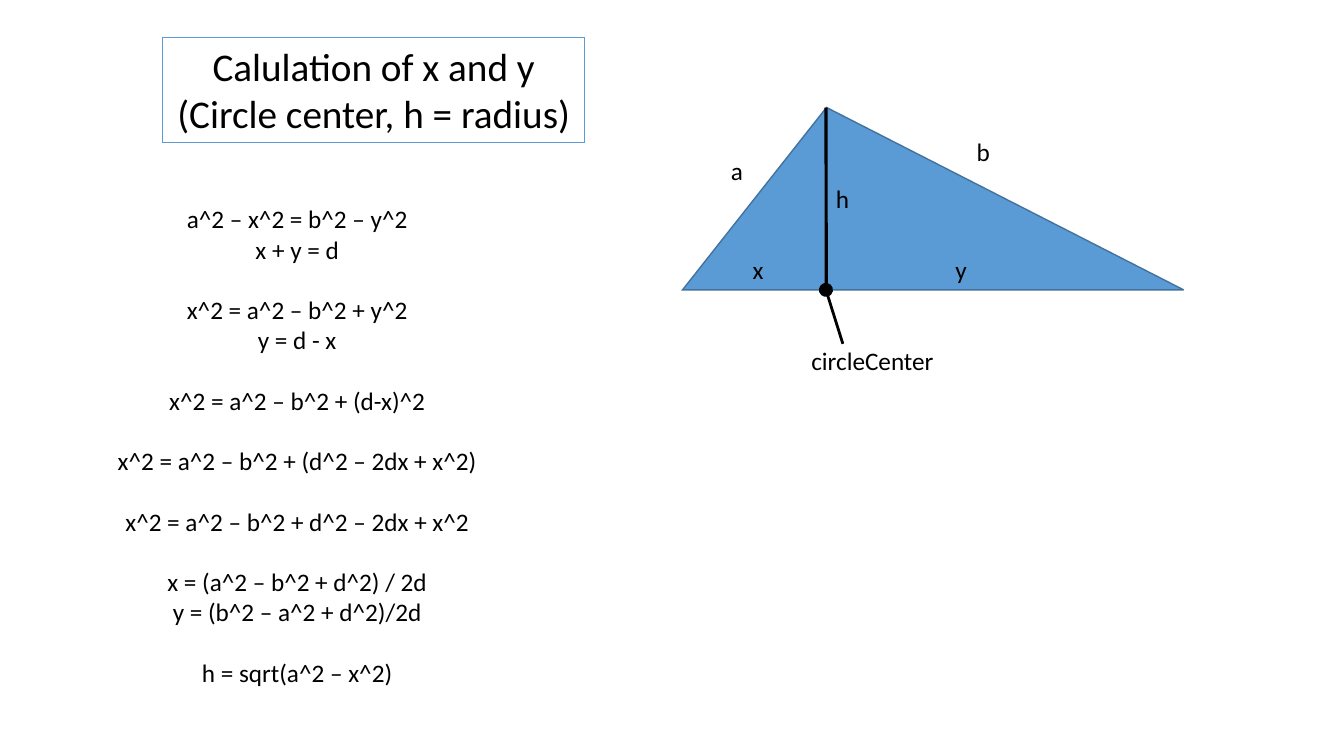
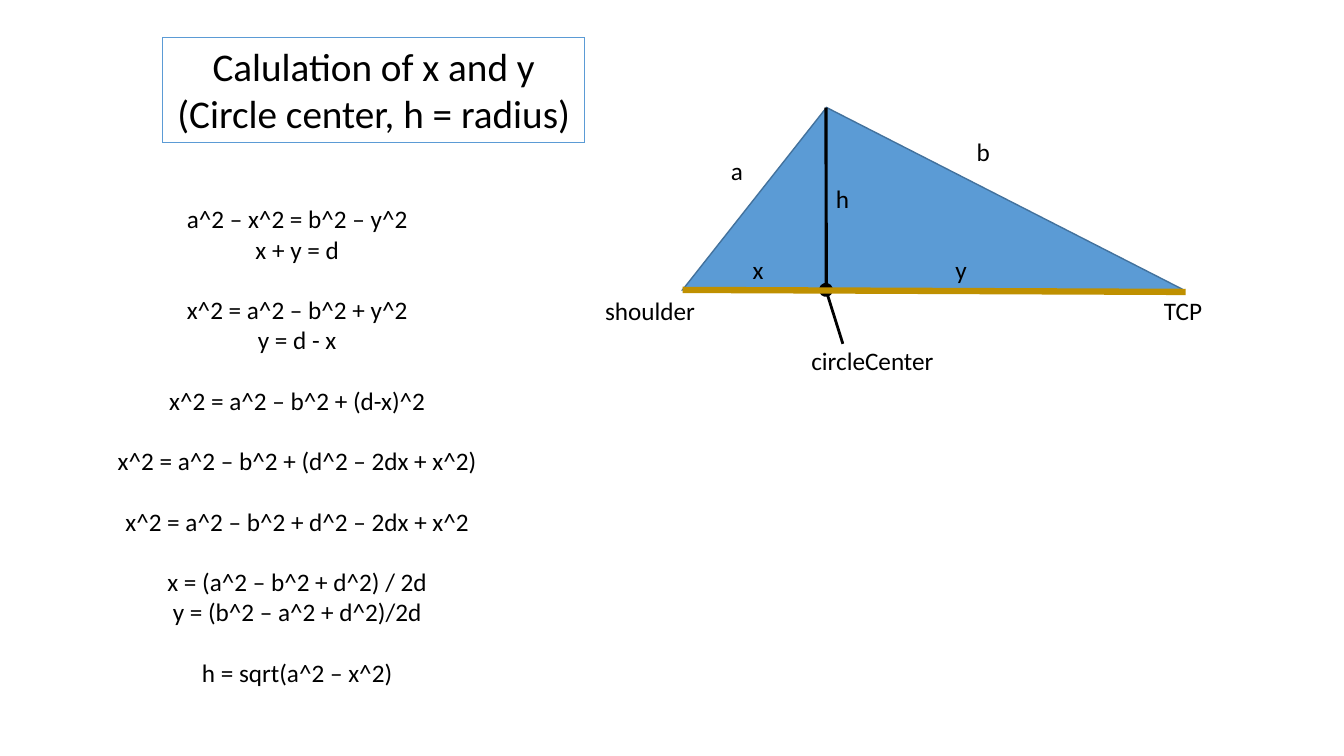
Before and after one commit to zamb79/pepperInverseKinematics, a slide deck: slide 4 of PepperRightArmInverseKinematicsCalculation.pptx (slide 2 before the commit). Drawn at 1344x756 pixels with LibreOffice and Linux fonts; fonts in the diff are those of the drawing. Boxes give left, top, right and bottom in pixels: in the first picture for what was removed or moved away, otherwise in the second. Text is boxed around its words. In the diff, an @@ line names an element or a change of style, - is before the commit and + after.

```diff
--- a/PepperRightArmInverseKinematicsCalculation.pptx
+++ b/PepperRightArmInverseKinematicsCalculation.pptx
@@ line added from (683, 290) to (1186, 292), #BF9000 4.5 pt @@
@@ text added at (605,302,695,321), 18 pt, text #000000 @@
+shoulder
@@ text added at (1164,303,1202,320), 18 pt, text #000000 @@
+TCP
```
Also in this commit, not shown: 2 other slides changed, 2 slides added.
